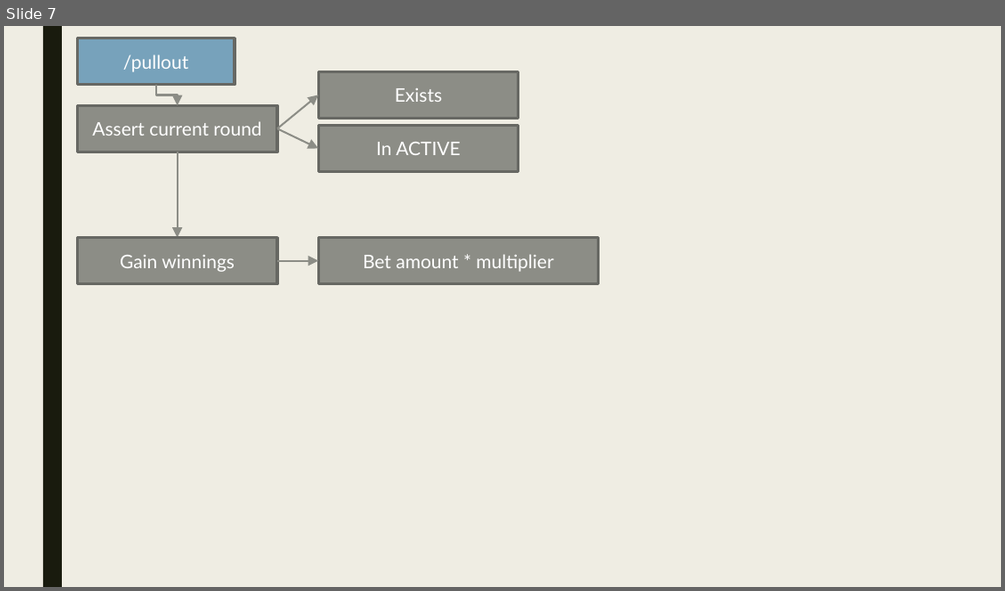
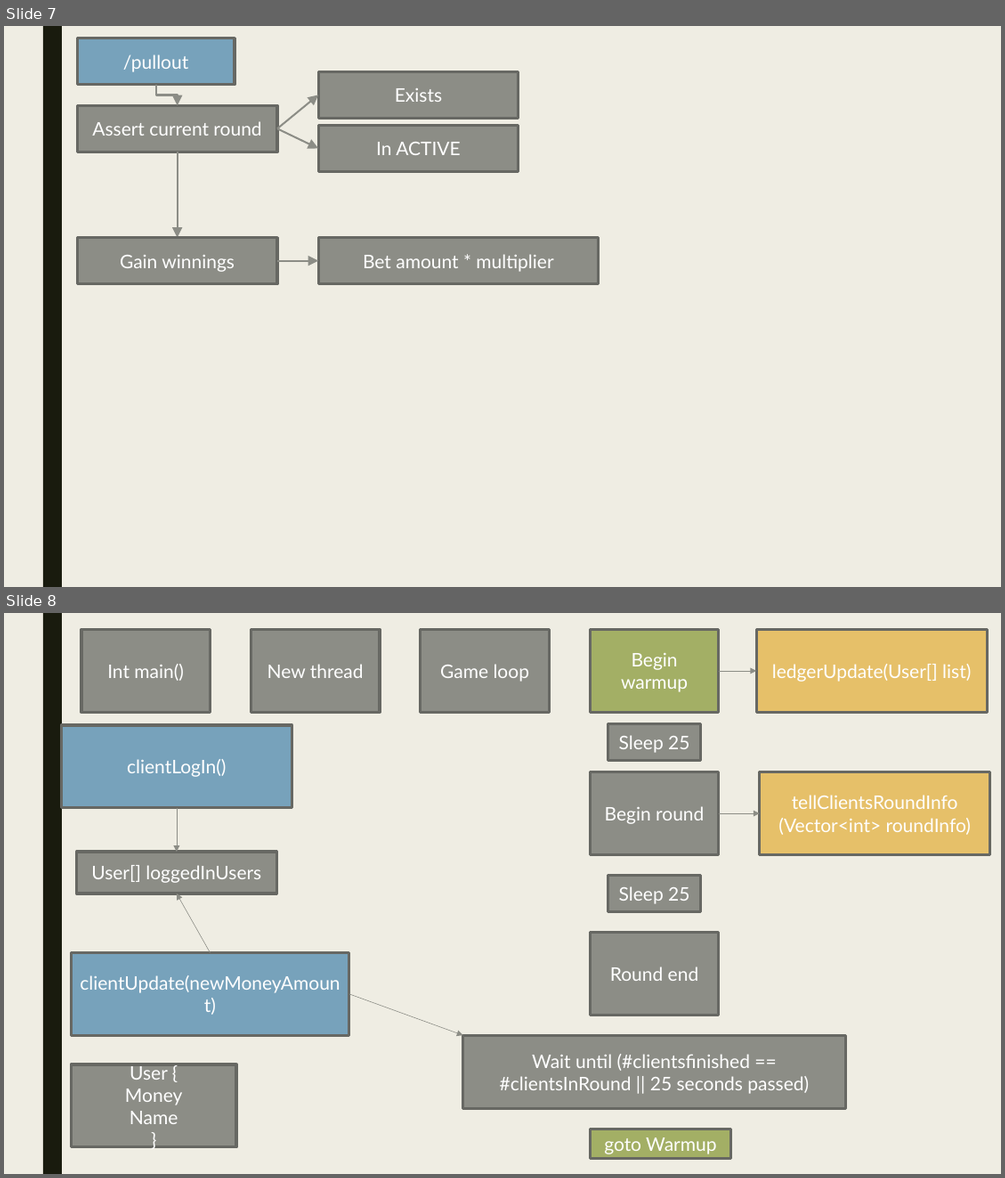
Before and after one commit to fazeelabbasi/CRASH, a slide deck: docs/rest.pptx. Shown one above the other, each under a label of ours: slide 7 before the commit, slides 7 and 8 after it. The pictures are 1005x591 and 1005x1178 pixels, drawn with LibreOffice and Linux fonts; fonts in the diff are those of the drawing. Boxes give left, top, right and bottom in pixels: in the first picture for what was removed or moved away, otherwise in the second. Text is boxed around its words. In the diff, an @@ line names an element or a change of style, - is before the commit and + after.

Commit message:
Update docs

```diff
--- a/docs/rest.pptx
+++ b/docs/rest.pptx
@@ slide 8 added at bbox=[4, 613, 1001, 1174], background #EFEDE3; not listed: 1 template element that a slide beside it also shows @@
@@ rectangle added at bbox=[81, 629, 210, 712], fill #8C8D86, outline #686863 2.75 pt, 18 pt, text #FFFFFF @@
+Int main()
@@ rectangle added at bbox=[251, 629, 380, 712], fill #8C8D86, outline #686863 2.75 pt, 18 pt, text #FFFFFF @@
+New thread
@@ rectangle added at bbox=[421, 629, 550, 712], fill #8C8D86, outline #686863 2.75 pt, 18 pt, text #FFFFFF @@
+Game loop
@@ rectangle added at bbox=[591, 629, 719, 712], fill #A3AF65, outline #686863 2.75 pt, 18 pt, text #FFFFFF @@
+Begin warmup
@@ rectangle added at bbox=[756, 629, 987, 712], fill #E6C069, outline #686863 2.75 pt, 18 pt, text #FFFFFF @@
+ledgerUpdate(User[] list)
@@ arrow added from (719, 671) to (756, 671), #8C8D86 0.5 pt @@
@@ rectangle added at bbox=[62, 725, 291, 807], fill #77A2BB, outline #686863 2.75 pt, 18 pt, text #FFFFFF @@
+clientLogIn()
@@ rectangle added at bbox=[608, 723, 700, 761], fill #8C8D86, outline #686863 2.75 pt, 18 pt, text #FFFFFF @@
+Sleep 25
@@ rectangle added at bbox=[591, 772, 719, 854], fill #8C8D86, outline #686863 2.75 pt, 18 pt, text #FFFFFF @@
+Begin round
@@ rectangle added at bbox=[760, 772, 989, 854], fill #E6C069, outline #686863 2.75 pt, 18 pt, text #FFFFFF @@
+tellClientsRoundInfo
+(Vector<int> roundInfo)
@@ arrow added from (177, 807) to (177, 852), #8C8D86 0.5 pt @@
@@ arrow added from (719, 813) to (760, 813), #8C8D86 0.5 pt @@
@@ rectangle added at bbox=[77, 852, 276, 893], fill #8C8D86, outline #686863 2.75 pt, 18 pt, text #FFFFFF @@
+User[] loggedInUsers
@@ rectangle added at bbox=[608, 876, 700, 912], fill #8C8D86, outline #686863 2.75 pt, 18 pt, text #FFFFFF @@
+Sleep 25
@@ arrow added from (210, 952) to (177, 893), #8C8D86 0.5 pt @@
@@ rectangle added at bbox=[591, 933, 719, 1014], fill #8C8D86, outline #686863 2.75 pt, 18 pt, text #FFFFFF @@
+Round end
@@ rectangle added at bbox=[72, 952, 349, 1035], fill #77A2BB, outline #686863 2.75 pt, 18 pt, text #FFFFFF @@
+clientUpdate(newMoneyAmount)
@@ arrow added from (349, 994) to (463, 1036), #8C8D86 0.5 pt @@
@@ rectangle added at bbox=[463, 1036, 846, 1109], fill #8C8D86, outline #686863 2.75 pt, 18 pt, text #FFFFFF @@
+Wait until (#clientsfinished == #clientsInRound || 25 seconds passed)
@@ rectangle added at bbox=[72, 1064, 236, 1147], fill #8C8D86, outline #686863 2.75 pt, 18 pt, text #FFFFFF @@
+User {
+Money
+Name
+}
@@ rectangle added at bbox=[591, 1129, 731, 1159], fill #A3AF65, outline #686863 2.75 pt, 18 pt, text #FFFFFF @@
+goto Warmup
```
